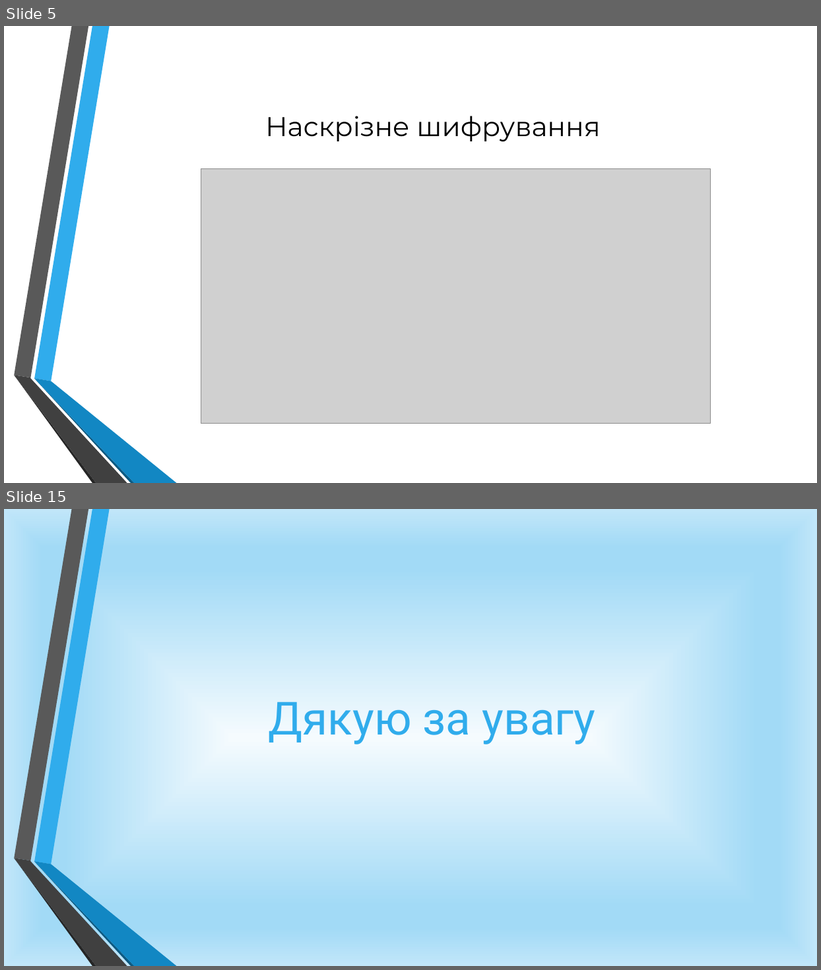
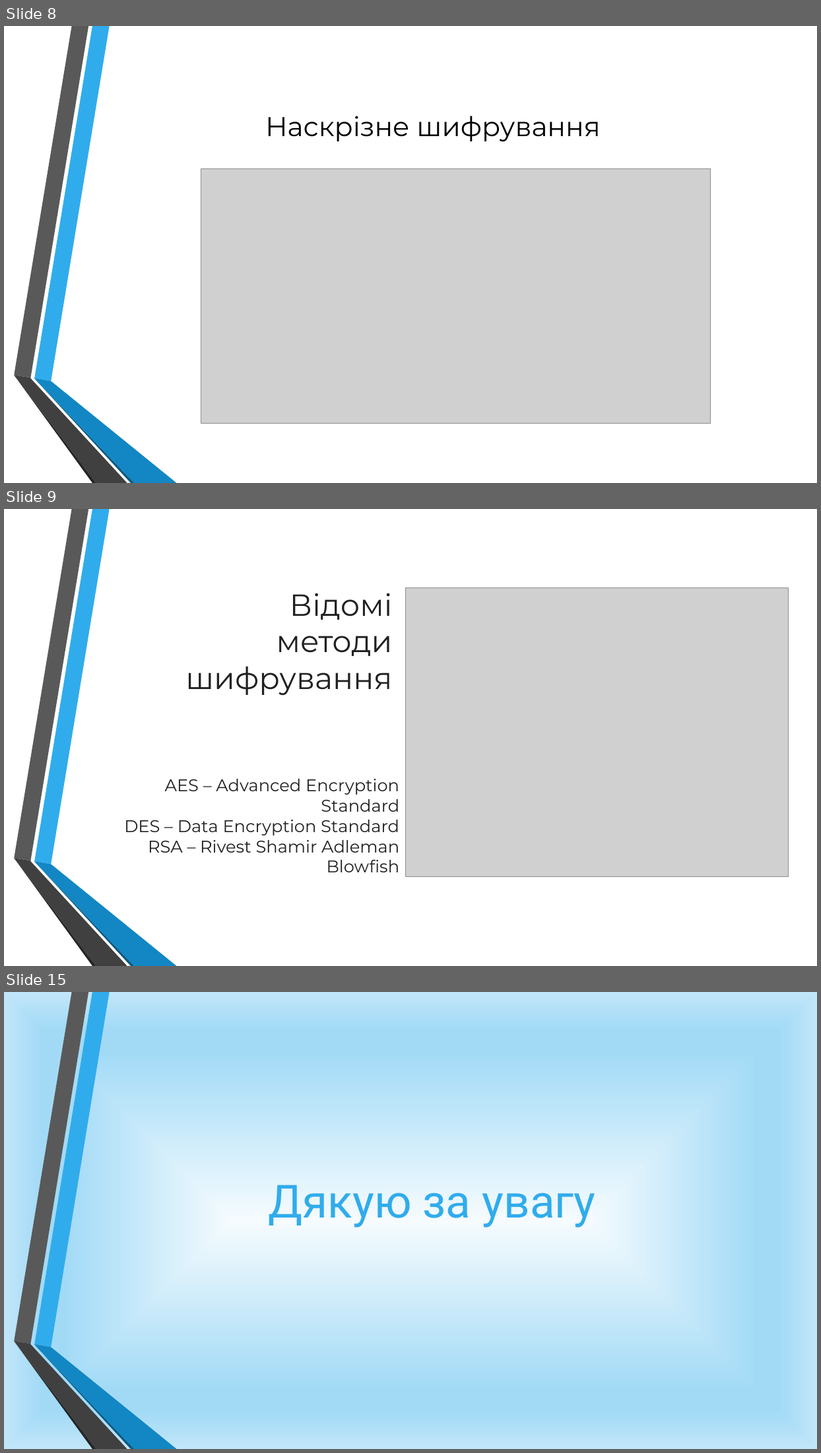
Before and after one commit to martseniukbohdan/diplom, a slide deck: ____Презентации/Марценюк.pptx. Shown one above the other, each under a label of ours: slides 5 and 15 before the commit, slides 8, 9 and 15 after it; the slides between them are not shown. The pictures are 821x970 and 821x1453 pixels, drawn with LibreOffice and Linux fonts; fonts in the diff are those of the drawing; grey boxes stand for pictures; background and template pictures are left out. Boxes give left, top, right and bottom in pixels: in the first picture for what was removed or moved away, otherwise in the second. Text is boxed around its words. In the diff, an @@ line names an element or a change of style, - is before the commit and + after.

```diff
--- a/____Презентации/Марценюк.pptx
+++ b/____Презентации/Марценюк.pptx
@@ slide 9 added at box(4, 509, 817, 966), background picture (left out); not listed: 6 template elements that a slide beside it also shows @@
@@ picture added at box(405, 588, 789, 877) @@
@@ text added at box(186, 593, 393, 696), 36 pt, text #212121 @@
+Відомі методи
+шифрування
@@ text added at box(124, 779, 399, 853), 20 pt, text #212121 @@
+AES – Advanced Encryption Standard
+DES – Data Encryption Standard
+RSA – Rivest Shamir Adleman
+Blowfish
@@ what was slide 5 is now slide 8 @@
```
Also in this commit, not shown: 3 slides changed, 7 other slides added, 8 slides removed, 48 other files.
